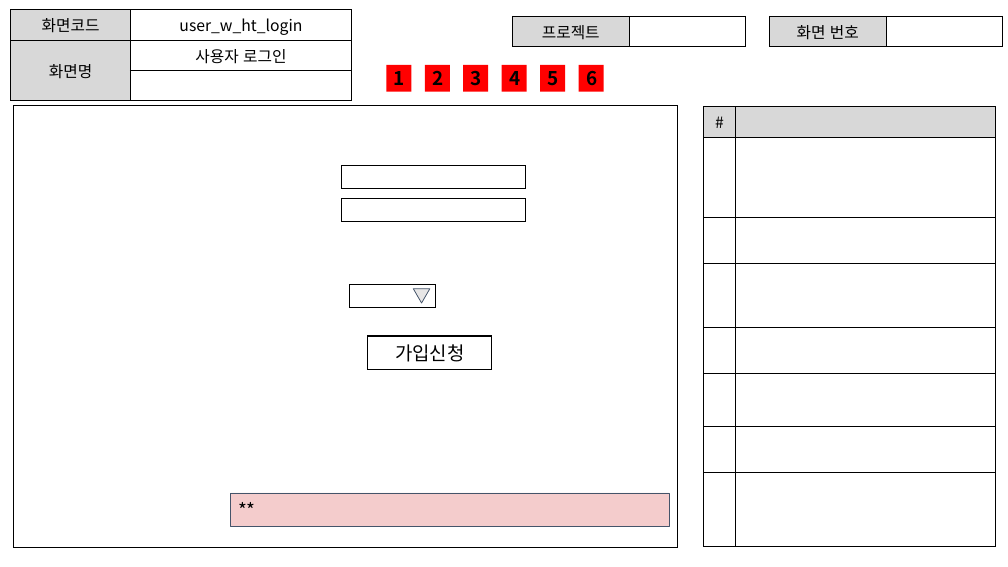
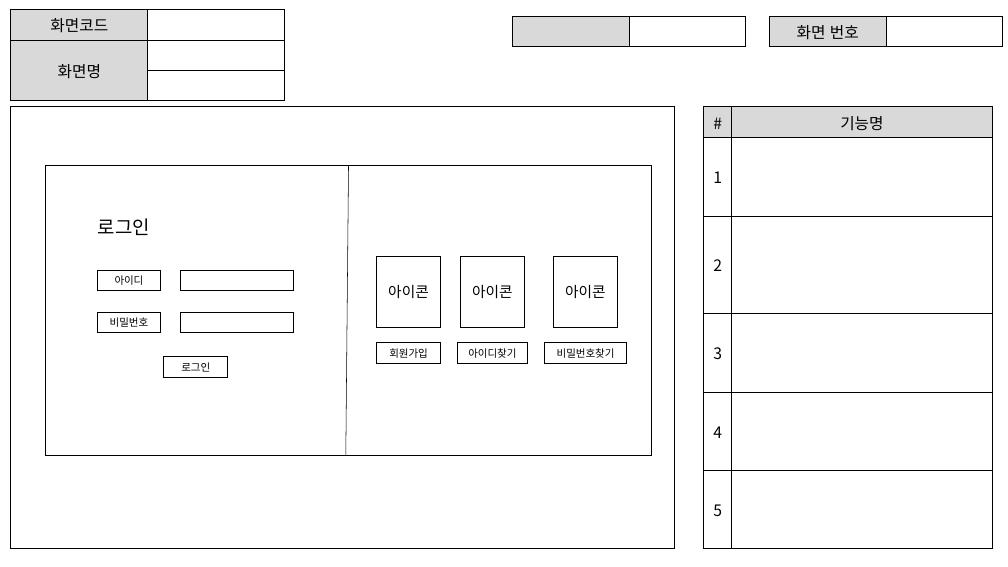
Before and after one commit to ezenteam2/EzenCrowdFunding, a slide deck: slide 3 of project03 화면설계서/project03 - 화면 설계서 - 용승.pptx (slide 2 before the commit). Drawn at 1008x567 pixels with LibreOffice and Linux fonts; fonts in the diff are those of the drawing. Boxes give left, top, right and bottom in pixels: in the first picture for what was removed or moved away, otherwise in the second. Text is boxed around its words. In the diff, an @@ line names an element or a change of style, - is before the commit and + after.

```diff
--- a/project03 화면설계서/project03 - 화면 설계서 - 용승.pptx
+++ b/project03 화면설계서/project03 - 화면 설계서 - 용승.pptx
@@ table at (11, 10, 284, 89) @@
-row 1, column 2: user_w_ht_login
+row 1, column 2: 
-row 2, column 2: 사용자 로그인
+row 2, column 2: 
@@ fill #D8D8D8 to #D9D9D9 in 2 cells @@
@@ table: place and size @@
-table at (11, 10, 352, 89)
+table at (11, 10, 284, 89)
@@ table removed at (513, 17, 746, 43), 1 rows, 2 columns @@
-프로젝트 | 
@@ table added at (513, 17, 746, 43), 1 rows, 2 columns @@
+ | 
@@ rectangle removed at (386, 65, 411, 91) @@
-1
@@ rectangle removed at (425, 65, 450, 91) @@
-2
@@ rectangle removed at (464, 65, 488, 91) @@
-3
@@ rectangle removed at (502, 65, 527, 91) @@
-4
@@ rectangle removed at (540, 65, 565, 91) @@
-5
@@ rectangle removed at (578, 65, 603, 91) @@
-6
@@ table removed at (704, 107, 996, 546), 8 rows, 2 columns @@
-# | 
- | 
- | 
- | 
- | 
- | 
- | 
- | 
@@ table added at (704, 107, 992, 549), 6 rows, 2 columns @@
+# | 기능명
+1 | 
+2 | 
+3 | 
+4 | 
+5 | 
@@ rectangle added at (45, 165, 651, 455), outline #000000 1 pt @@
@@ rectangle removed at (341, 166, 526, 188) @@
@@ line added from (349, 165) to (346, 456), #000000 0.5 pt @@
@@ rectangle removed at (341, 199, 526, 222) @@
@@ text added at (98, 218, 150, 235), 18 pt, text #000000 @@
+로그인
@@ rectangle added at (377, 256, 440, 327), fill #FFFFFF, outline #000000 1 pt, 14 pt, text #000000 @@
+아이콘
@@ rectangle added at (461, 256, 524, 327), fill #FFFFFF, outline #000000 1 pt, 14 pt, text #000000 @@
+아이콘
@@ rectangle added at (554, 256, 617, 327), fill #FFFFFF, outline #000000 1 pt, 14 pt, text #000000 @@
+아이콘
@@ rectangle added at (97, 270, 160, 290), fill #FFFFFF, outline #000000 1 pt, 10 pt, text #000000 @@
+아이디
@@ rectangle: place and size @@
-rectangle at (349, 284, 435, 307)
+rectangle at (181, 270, 293, 290)
@@ triangle removed at (414, 289, 430, 303) @@
@@ rectangle added at (97, 312, 160, 333), fill #FFFFFF, outline #000000 1 pt, 10 pt, text #000000 @@
+비밀번호
@@ rectangle added at (181, 312, 293, 333), fill #FFFFFF, outline #000000 1 pt @@
@@ rectangle added at (164, 357, 228, 377), fill #FFFFFF, outline #000000 1 pt, 10 pt, text #000000 @@
+로그인
@@ rectangle "회원가입": place and size @@
-rectangle "회원가입" at (368, 336, 492, 369)
+rectangle "회원가입" at (377, 343, 440, 363)
@@ text in rectangle at (389, 348, 428, 358): text changed; size 18 to 10 pt @@
-가입신청
+회원가입
@@ rectangle added at (457, 343, 528, 363), fill #FFFFFF, outline #000000 1 pt, 10 pt, text #000000 @@
+아이디찾기
@@ rectangle added at (544, 343, 626, 363), fill #FFFFFF, outline #000000 1 pt, 10 pt, text #000000 @@
+비밀번호찾기
@@ rectangle removed at (231, 493, 669, 526) @@
-**
```
Also in this commit, not shown: 1 slide added, 1 other file.
